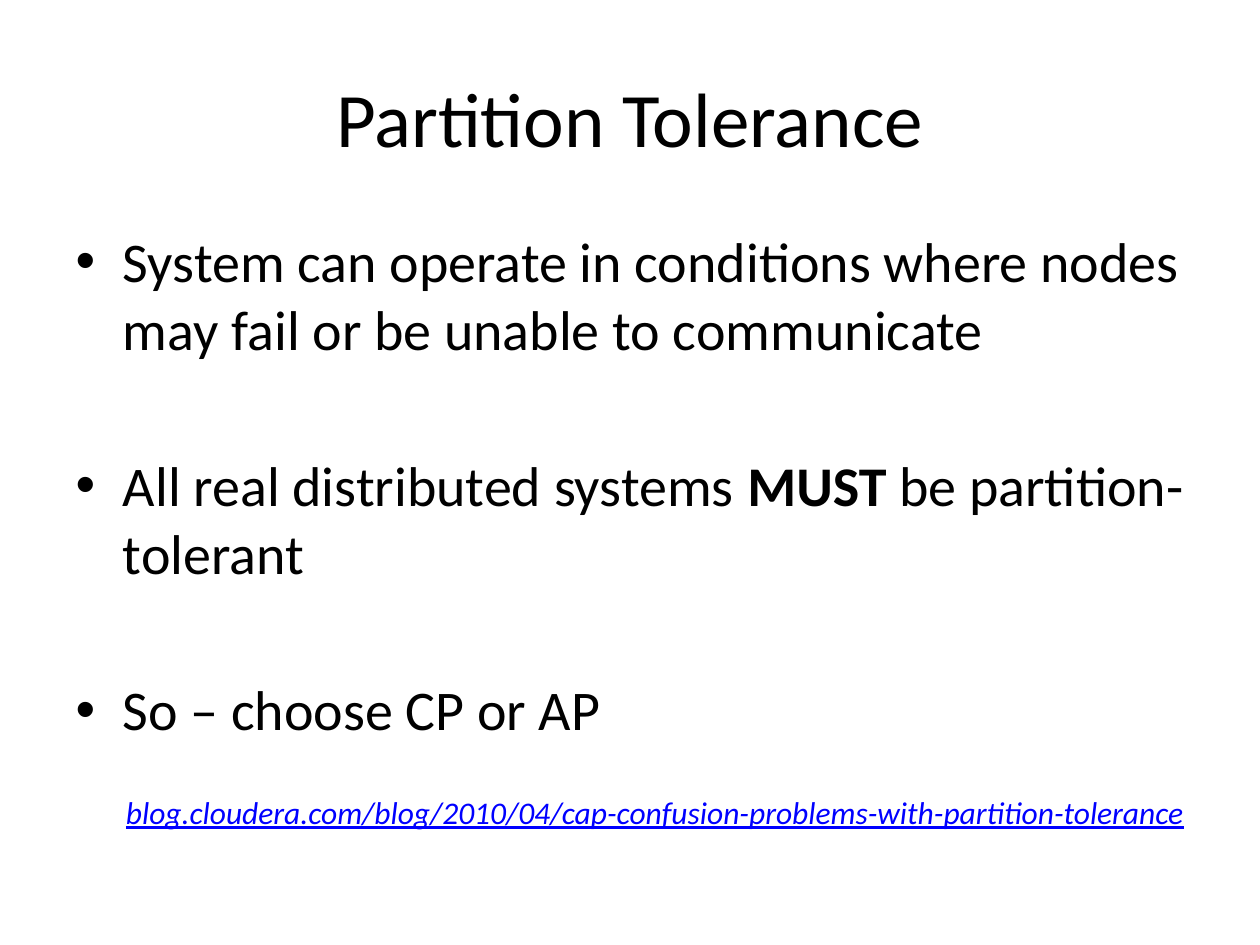
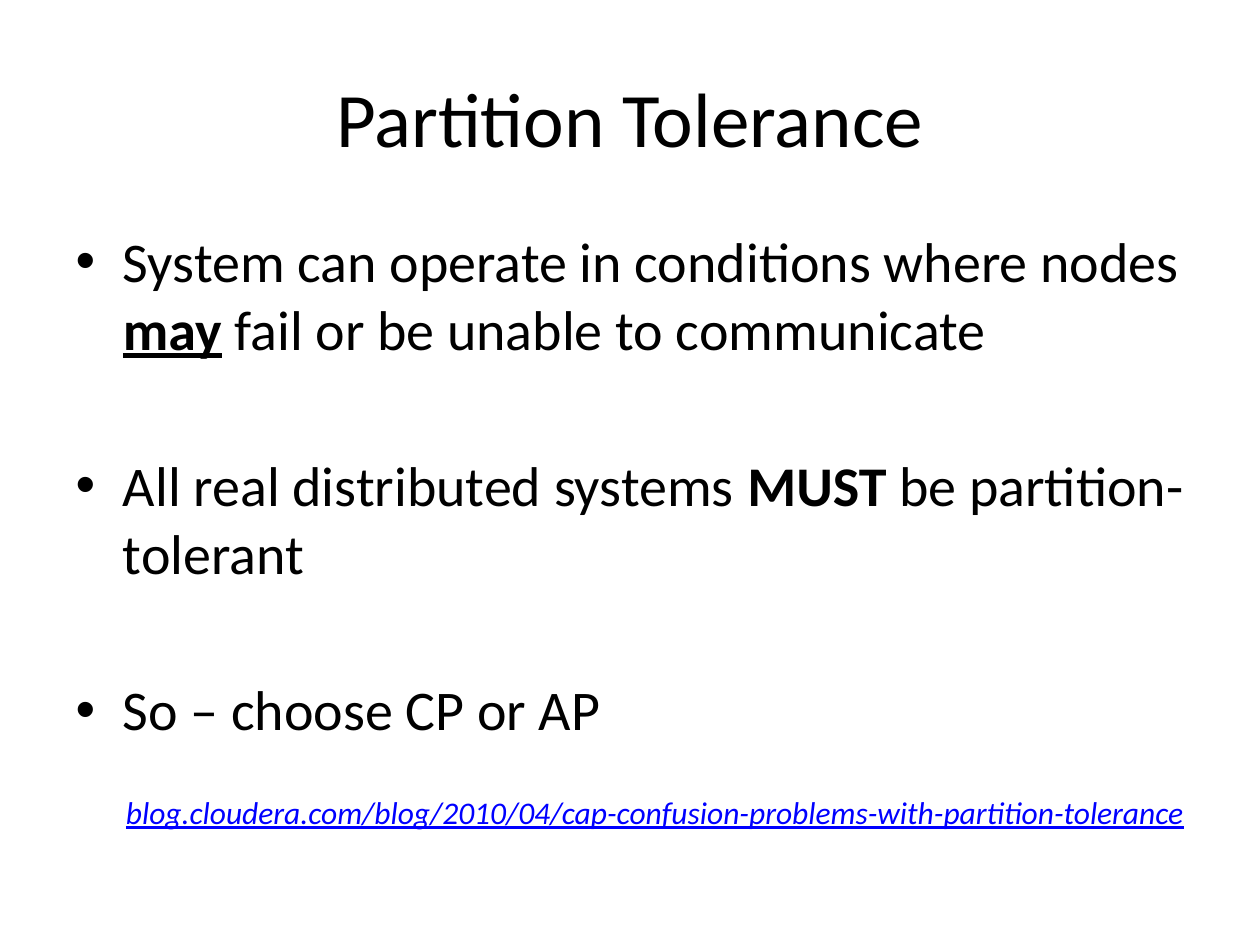
Before and after one commit to alexdgarland/database-demos, a slide deck: slide 28 of Slides/Not Only SQL - Picking A Database for DotNET.pptx. Drawn at 1260x945 pixels with LibreOffice and Linux fonts; fonts in the diff are those of the drawing. Boxes give left, top, right and bottom in pixels: in the first picture for what was removed or moved away, otherwise in the second. Text is boxed around its words. In the diff, an @@ line names an element or a change of style, - is before the commit and + after.

```diff
--- a/Slides/Not Only SQL - Picking A Database for DotNET.pptx
+++ b/Slides/Not Only SQL - Picking A Database for DotNET.pptx
@@ text at (x1=123, y1=243, x2=1178, y2=359): bold on, underline on in "may" @@
```
Also in this commit, not shown: 5 other slides changed, 4 slides added, 4 slides removed.
